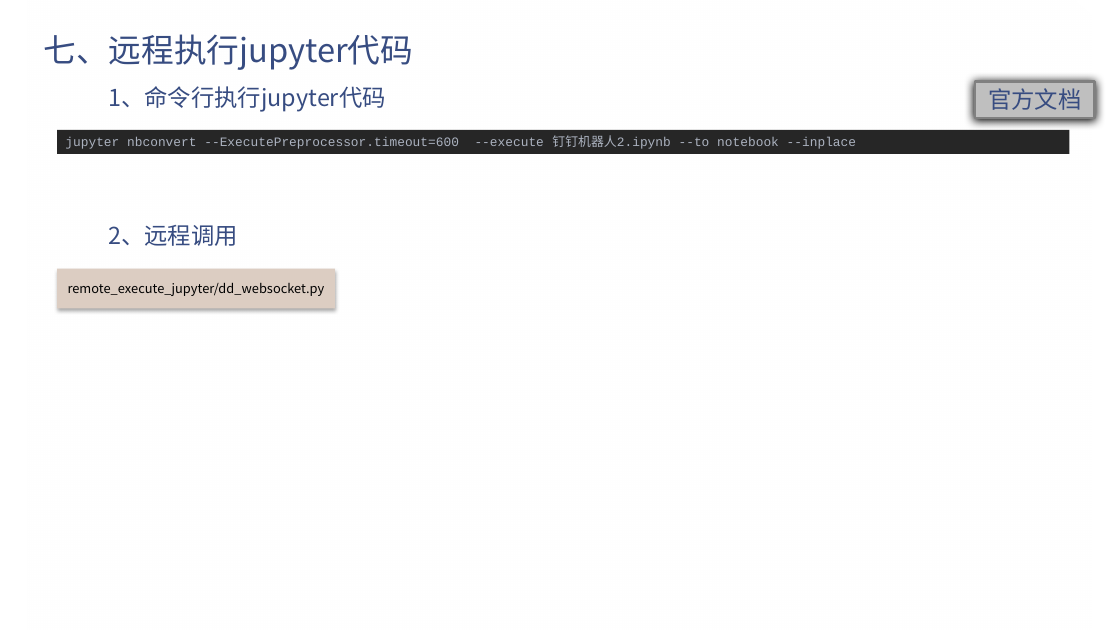
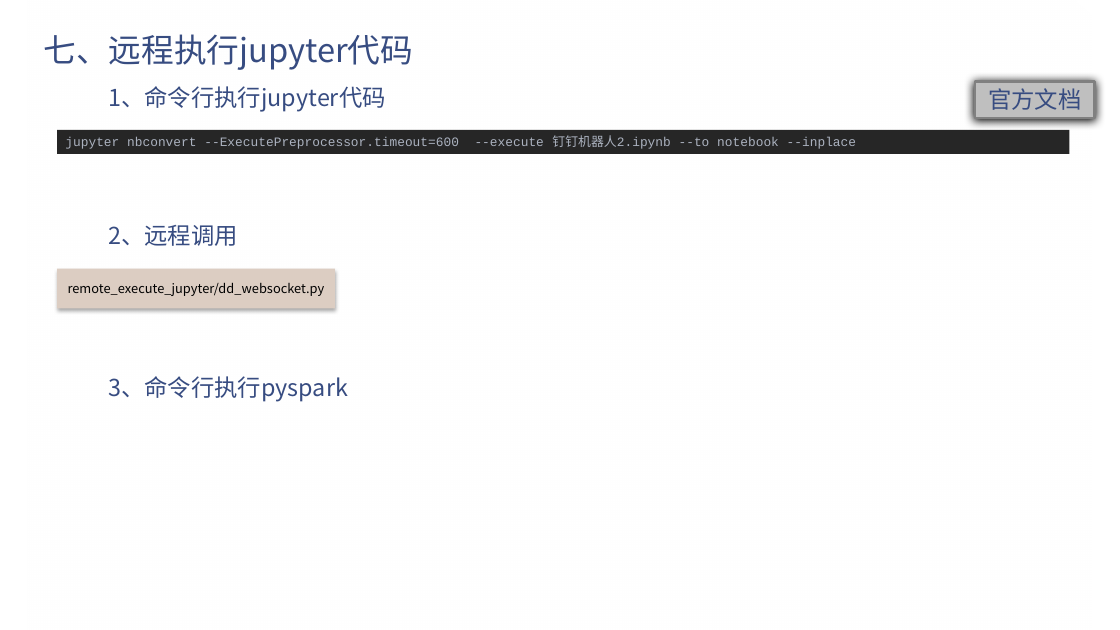
Before and after one commit to e271828182/dd_talk, a slide deck: slide 18 of 钉钉机器人.pptx. Drawn at 1120x630 pixels with LibreOffice and Linux fonts; fonts in the diff are those of the drawing; background and template pictures are left out. Boxes give left, top, right and bottom in pixels: in the first picture for what was removed or moved away, otherwise in the second. Text is boxed around its words. In the diff, an @@ line names an element or a change of style, - is before the commit and + after.

```diff
--- a/钉钉机器人.pptx
+++ b/钉钉机器人.pptx
@@ text added at bbox=[108, 376, 348, 402], 20 pt, text #374C81 @@
+3、命令行执行pyspark
```
